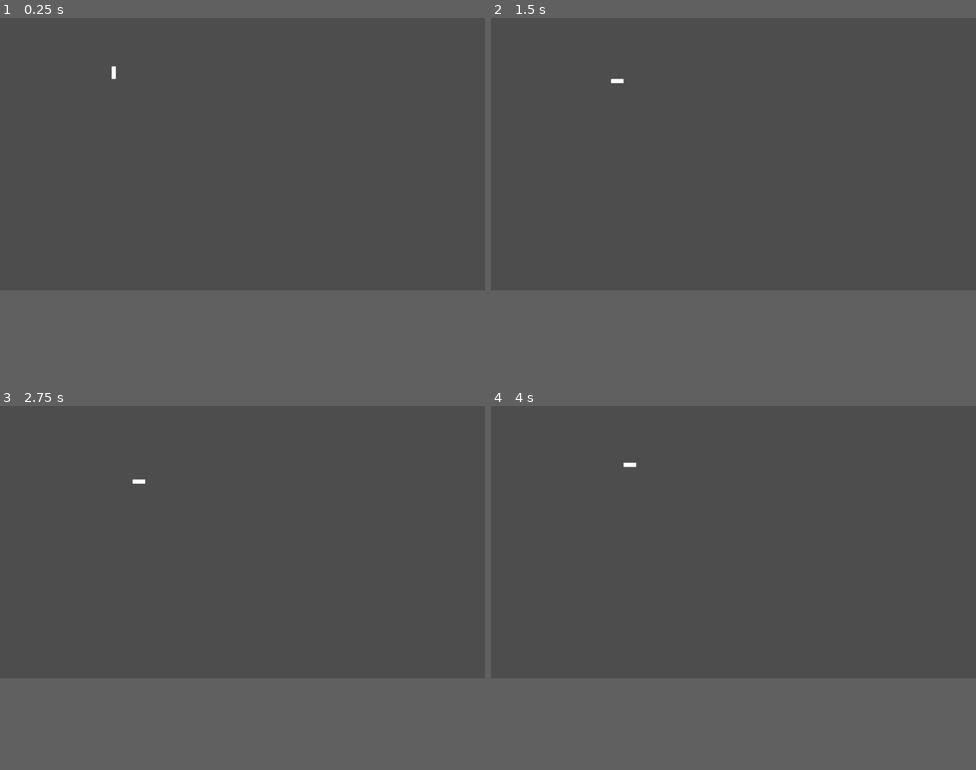
Above: before the commit, frames 1-4 (two rows, left to right).
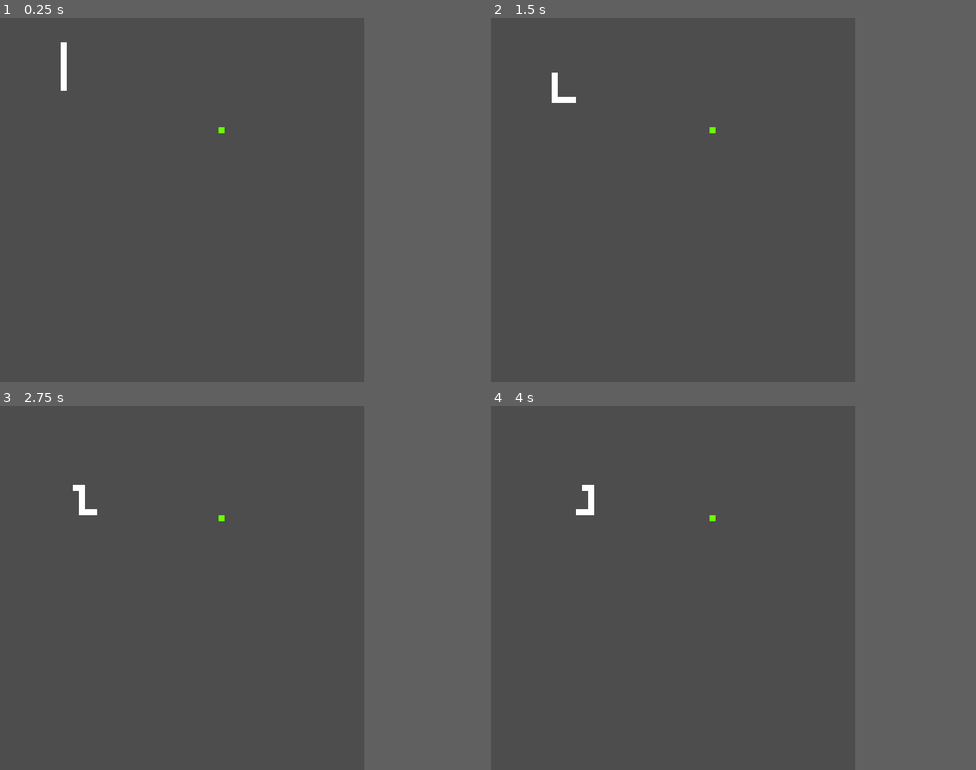
Above: after the commit, the same moments.

Repository: AyaPK/snake-study
Game: Godot game, scene res://level.tscn
Two runs of this game, one before a commit and one after it. Both use one fixed random seed, a clock stepped at 60 frames per second and the inputs below.
Inputs:
- Up to frame 1 (0.25 s): no input
- Up to frame 2 (1.5 s): hold Right (ui_right) 0.53-1.28 s; hold Down (ui_down) from 1.28 s (still down)
- Up to frame 3 (2.75 s): release Down (ui_down) at 2.03 s; hold Right (ui_right) from 2.03 s (still down)
- Up to frame 4 (4 s): tap Enter at 2.75 s; release Right (ui_right) at 2.78 s; hold Up (ui_up) 2.78-3.53 s; hold Left (ui_left) from 3.53 s (still down)
In our replay, the window is 799x449 before the commit and 600x600 after it. These sizes can differ from the game's own. Grey fills any space a smaller window leaves; there, only what the larger window draws over its background counts as a difference.

The runs differ from the first frame. In frame 1, 0.2% of the frame differs, in the area x 12-47%, y 6-32%; in frame 2, 0.2%, in the area x 12-47%, y 15-32%; in frame 3, 0.2%; in frame 4, 0.2%.

Commit message:
Make controls more intuitive, and randomly spawn a food piece

Diff:
--- a/body_part.tscn
+++ b/body_part.tscn
@@ -6,10 +6,9 @@
 [node name="Body Part" type="StaticBody2D"]
 
 [node name="ColorRect" type="ColorRect" parent="."]
-offset_left = -5.0
-offset_top = -5.0
-offset_right = 5.0
-offset_bottom = 5.0
+offset_right = 10.0
+offset_bottom = 10.0
 
 [node name="CollisionShape2D" type="CollisionShape2D" parent="."]
+position = Vector2(5, 5)
 shape = SubResource("RectangleShape2D_12r4b")
--- /dev/null
+++ b/food.gd
@@ -0,0 +1,10 @@
+class_name Food extends Area2D
+
+
+func _ready() -> void:
+	global_position = random_position()
+
+func random_position() -> Vector2:
+	var x: int = randi_range(1, 59) * 10
+	var y: int = randi_range(1, 59) * 10
+	return Vector2(x, y)
--- /dev/null
+++ b/food.tscn
@@ -0,0 +1,18 @@
+[gd_scene load_steps=3 format=3 uid="uid://bdogsmka4mp6q"]
+
+[ext_resource type="Script" uid="uid://dspx7qgh3pihg" path="res://food.gd" id="1_8txok"]
+
+[sub_resource type="RectangleShape2D" id="RectangleShape2D_4x0hx"]
+size = Vector2(10, 10)
+
+[node name="Food" type="Area2D"]
+script = ExtResource("1_8txok")
+
+[node name="ColorRect" type="ColorRect" parent="."]
+offset_right = 10.0
+offset_bottom = 10.0
+color = Color(0.42540973, 0.9930697, 0, 1)
+
+[node name="CollisionShape2D" type="CollisionShape2D" parent="."]
+position = Vector2(5, 5)
+shape = SubResource("RectangleShape2D_4x0hx")
--- /dev/null
+++ b/level.gd
@@ -0,0 +1,14 @@
+extends Node2D
+
+const FOOD = preload("uid://bdogsmka4mp6q")
+
+# Called when the node enters the scene tree for the first time.
+func _ready() -> void:
+	spawn_food()
+	pass # Replace with function body.
+
+
+func spawn_food() -> void:
+	var food: Food = FOOD.instantiate()
+	add_child(food)
+	pass
--- a/level.tscn
+++ b/level.tscn
@@ -1,8 +1,10 @@
-[gd_scene load_steps=2 format=3 uid="uid://3nk6uy1spp1f"]
+[gd_scene load_steps=3 format=3 uid="uid://3nk6uy1spp1f"]
 
+[ext_resource type="Script" uid="uid://dw24ulkbf5v1c" path="res://level.gd" id="1_0b4ue"]
 [ext_resource type="PackedScene" uid="uid://g0oetsoqc1w1" path="res://snake.tscn" id="1_u52ul"]
 
 [node name="Level" type="Node2D"]
+script = ExtResource("1_0b4ue")
 
 [node name="CharacterBody2D" parent="." instance=ExtResource("1_u52ul")]
-position = Vector2(270, 130)
+position = Vector2(100, 100)
--- a/project.godot
+++ b/project.godot
@@ -14,3 +14,8 @@
 run/main_scene="uid://3nk6uy1spp1f"
 config/features=PackedStringArray("4.5", "Forward Plus")
 config/icon="res://icon.svg"
+
+[display]
+
+window/size/viewport_width=600
+window/size/viewport_height=600
--- a/snake.gd
+++ b/snake.gd
@@ -5,6 +5,8 @@
 
 var new_pos: Vector2
 var old_pos: Vector2
+
+var accepting_input: bool = true
 
 func _ready() -> void:
 	$Timer.wait_time = move_speed
@@ -16,6 +18,7 @@
 
 func _move_snake() -> void:
 	old_pos = $Head.global_position
+
 	if direction == "down":
 		$Head.global_position.y += 10
 	elif direction == "right":
@@ -30,14 +33,17 @@
 			new_pos = _c.global_position
 			_c.global_position = old_pos
 			old_pos = new_pos
+	accepting_input = true
 	pass
 
-func _unhandled_input(_event: InputEvent) -> void:
-	if Input.is_action_just_pressed("ui_right") and direction != "left":
-		direction = "right"
-	elif Input.is_action_just_pressed("ui_down") and direction != "up":
-		direction = "down"
-	elif Input.is_action_just_pressed("ui_up") and direction != "down":
-		direction = "up"
-	elif Input.is_action_just_pressed("ui_left") and direction != "right":
-		direction = "left"
+func _process(delta: float) -> void:
+	if accepting_input:
+		accepting_input = false
+		if Input.is_action_pressed("ui_right") and direction != "left":
+			direction = "right"
+		elif Input.is_action_pressed("ui_down") and direction != "up":
+			direction = "down"
+		elif Input.is_action_pressed("ui_up") and direction != "down":
+			direction = "up"
+		elif Input.is_action_pressed("ui_left") and direction != "right":
+			direction = "left"
--- a/snake.tscn
+++ b/snake.tscn
@@ -19,4 +19,19 @@
 [node name="body2" parent="." instance=ExtResource("2_2x2sd")]
 position = Vector2(0, -20)
 
+[node name="body3" parent="." instance=ExtResource("2_2x2sd")]
+position = Vector2(0, -30)
+
+[node name="body4" parent="." instance=ExtResource("2_2x2sd")]
+position = Vector2(0, -40)
+
+[node name="body5" parent="." instance=ExtResource("2_2x2sd")]
+position = Vector2(0, -50)
+
+[node name="body6" parent="." instance=ExtResource("2_2x2sd")]
+position = Vector2(0, -60)
+
+[node name="body7" parent="." instance=ExtResource("2_2x2sd")]
+position = Vector2(0, -70)
+
 [connection signal="timeout" from="Timer" to="." method="_on_timer_timeout"]
Not shown, added: food.gd.uid
Not shown, added: level.gd.uid
